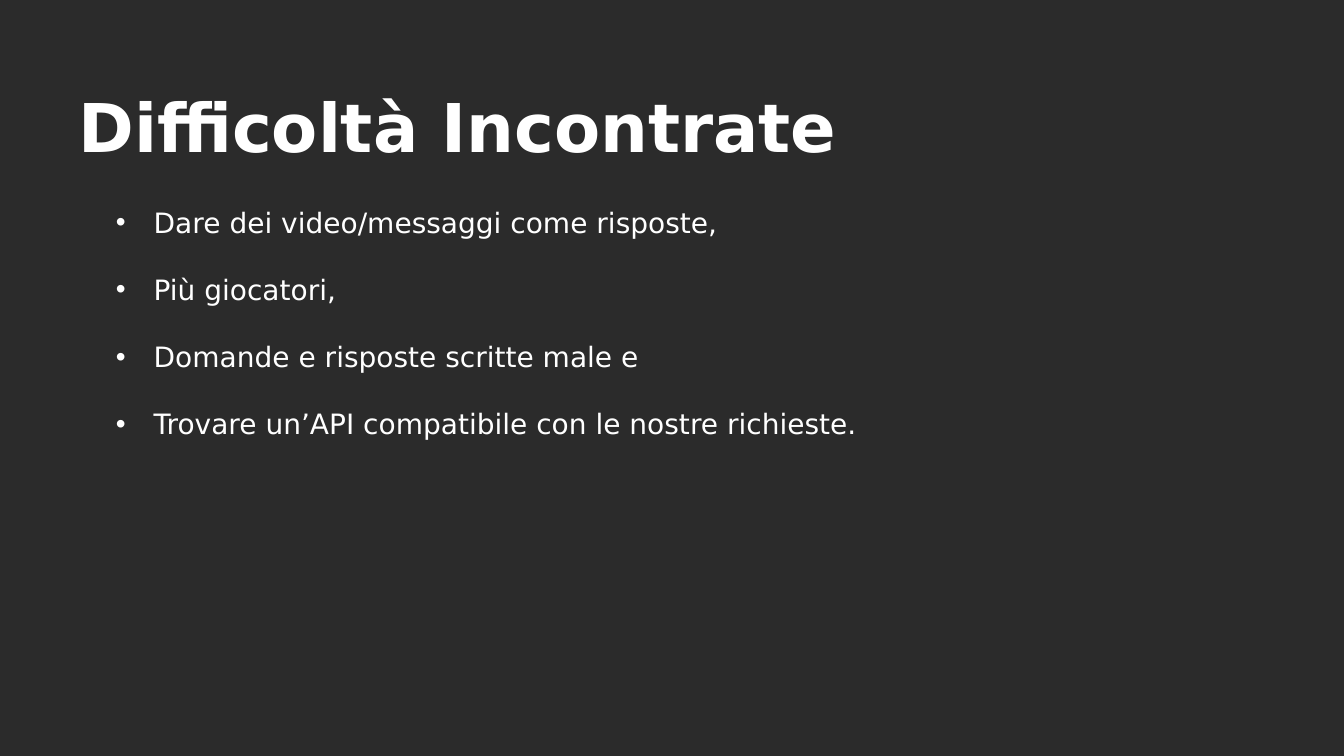
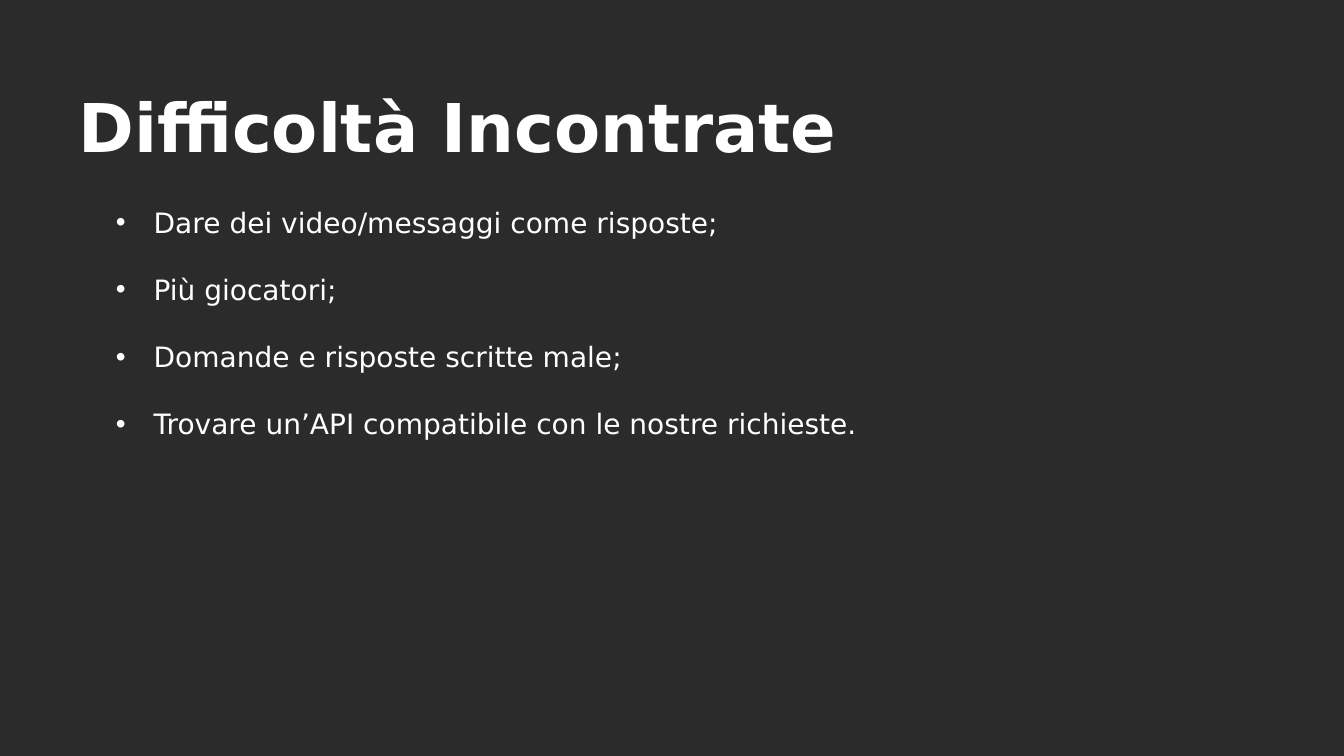
Before and after one commit to simonebini/Carlo-Sconti-BOT, a slide deck: slide 3 of Carlo Sconti.pptx. Drawn at 1344x756 pixels with LibreOffice and Linux fonts; fonts in the diff are those of the drawing; background and template pictures are left out; a plain dark background stands for a picture behind light text. Boxes give left, top, right and bottom in pixels: in the first picture for what was removed or moved away, otherwise in the second. Text is boxed around its words. In the diff, an @@ line names an element or a change of style, - is before the commit and + after.

Commit message:
modifiche suggerite da nic

```diff
--- a/Carlo Sconti.pptx
+++ b/Carlo Sconti.pptx
@@ text at (154, 211, 717, 373): text changed @@
-• Dare dei video/messaggi come risposte,
-• Più giocatori,
-• Domande e risposte scritte male e
+• Dare dei video/messaggi come risposte;
+• Più giocatori;
+• Domande e risposte scritte male;
```
